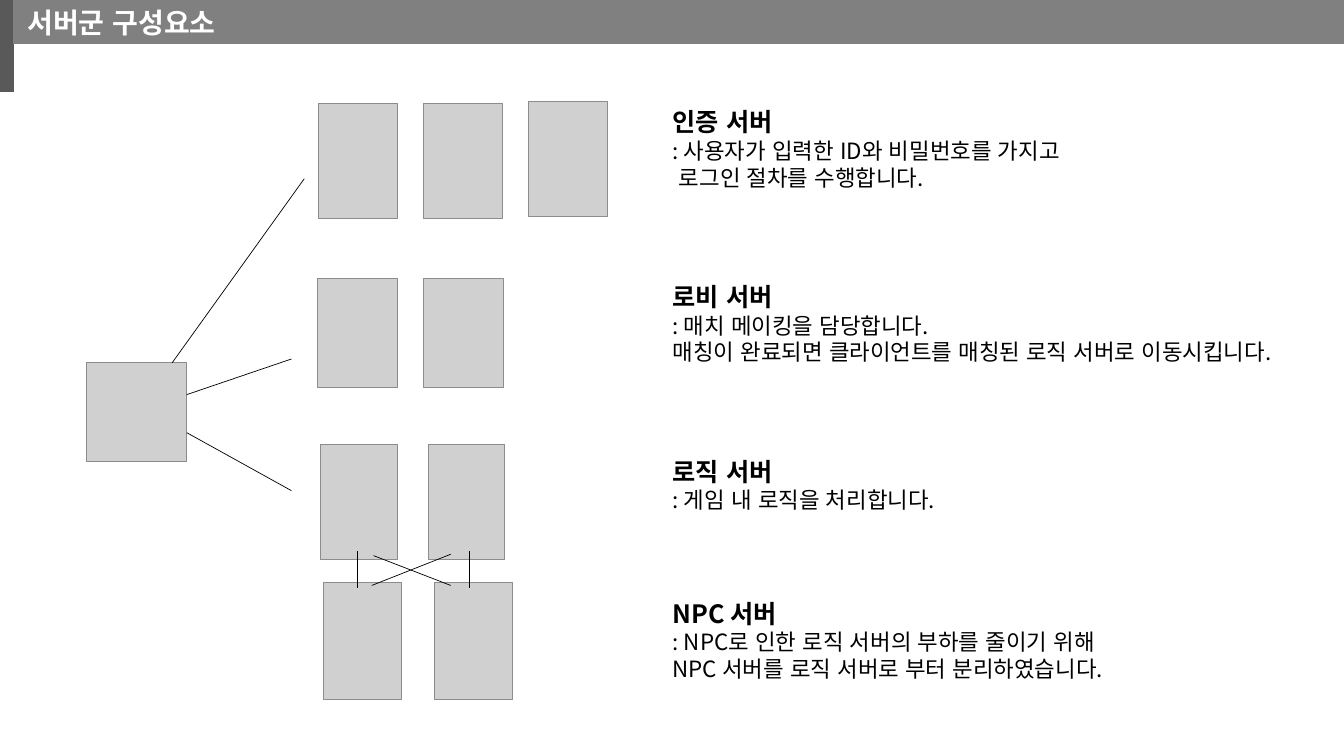
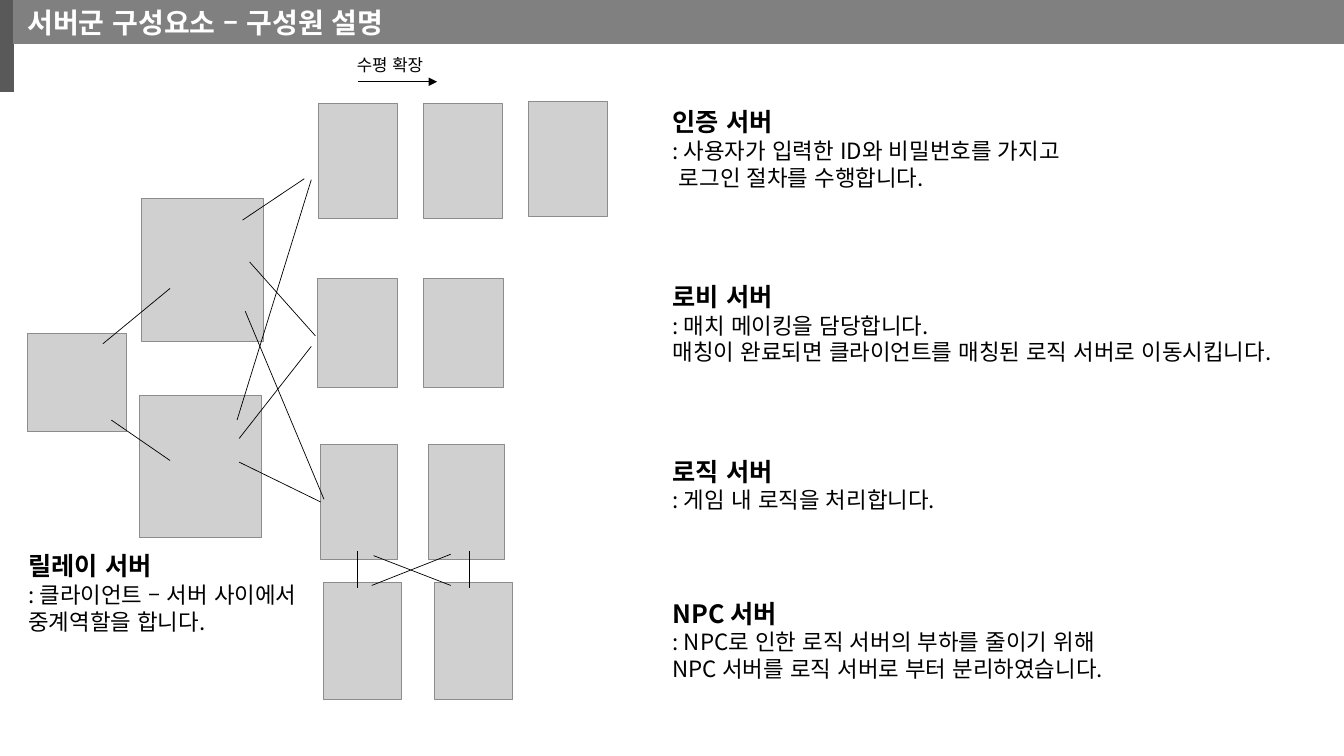
Before and after one commit to kiption/XD, a slide deck: slide 5 of 졸작_기획/서버이중화 설계.pptx (slide 4 before the commit). Drawn at 1344x756 pixels with LibreOffice and Linux fonts; fonts in the diff are those of the drawing; grey boxes stand for pictures. Boxes give left, top, right and bottom in pixels: in the first picture for what was removed or moved away, otherwise in the second. Text is boxed around its words. In the diff, an @@ line names an element or a change of style, - is before the commit and + after.

```diff
--- a/졸작_기획/서버이중화 설계.pptx
+++ b/졸작_기획/서버이중화 설계.pptx
@@ text in rectangle at box(27, 9, 384, 36): text changed @@
-서버군 구성요소
+서버군 구성요소 – 구성원 설명
@@ text added at box(357, 57, 423, 73), 12 pt, text #000000 @@
+수평 확장
@@ arrow added from (358, 82) to (438, 82), #000000 0.5 pt @@
@@ line added from (237, 420) to (312, 179), #000000 0.5 pt @@
@@ line moved from (172, 363) - (304, 178) to (243, 220) - (304, 178) @@
@@ picture added at box(141, 199, 263, 342) @@
@@ line moved from (187, 395) - (291, 359) to (250, 262) - (316, 336) @@
@@ line added from (103, 344) to (170, 288), #000000 0.5 pt @@
@@ line moved from (187, 433) - (291, 491) to (245, 312) - (324, 499) @@
@@ picture: place and size @@
-picture at box(87, 363, 187, 462)
+picture at box(27, 334, 127, 433)
@@ line added from (239, 439) to (312, 347), #000000 0.5 pt @@
@@ picture added at box(140, 395, 262, 538) @@
@@ line added from (112, 420) to (170, 461), #000000 0.5 pt @@
@@ line added from (239, 462) to (321, 502), #000000 0.5 pt @@
@@ text added at box(28, 554, 296, 632), 16 pt, text #000000 @@
+릴레이 서버
+: 클라이언트 – 서버 사이에서
+중계역할을 합니다.
```
Also in this commit, not shown: 1 other slide changed, 6 slides added, 1 other file.
